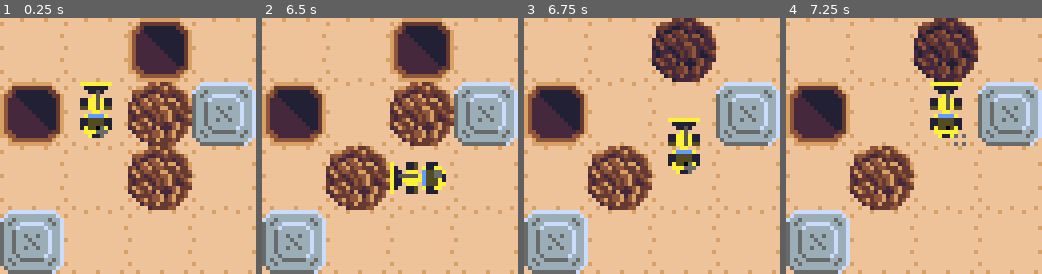
Above: before the commit, frames 1-4 (left to right).
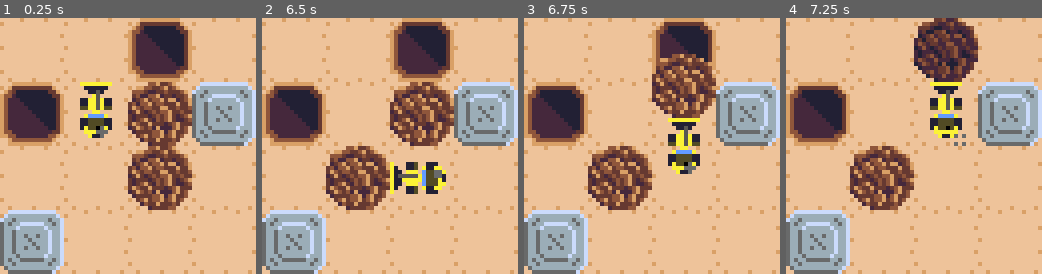
Above: after the commit, the same moments.

Repository: aludvik/Bouldering
Game: Godot game, scene res://Main.tscn
Two runs of this game, one before a commit and one after it. Both use one fixed random seed, a clock stepped at 60 frames per second and the inputs below.
Inputs (mouse positions are in pixels of both pictures, inside the frame that each line leads up to):
- Up to frame 1 (0.25 s): no input
- Up to frame 2 (6.5 s): move the mouse to (446, 133) at 0.52 s; click (446, 133) at 0.67 s; move the mouse to (338, 158) at 1.27 s; click (338, 158) at 1.42 s; move the mouse to (415, 89) at 2.02 s; click (415, 89) at 2.17 s; move the mouse to (377, 197) at 2.77 s; click (377, 197) at 2.92 s; move the mouse to (466, 184) at 3.52 s; click (466, 184) at 3.67 s; move the mouse to (313, 107) at 4.27 s; click (313, 107) at 4.42 s; tap Enter at 5 s; move the mouse to (402, 146) at 5.02 s; click (402, 146) at 5.17 s; move the mouse to (351, 82) at 5.77 s; click (351, 82) at 5.92 s
- Up to frame 3 (6.75 s): move the mouse to (708, 133) at 6.52 s; click (708, 133) at 6.67 s
- Up to frame 4 (7.25 s): no input

Frames 1-2 are identical in both runs. In frame 3, 7.7% of the frame differs, in the area x 50-75%, y 0-40%; in frame 4, nothing differs.

Commit message:
Wait until boulder finishes moving to replace

Diff:
--- a/Boulder.gd
+++ b/Boulder.gd
@@ -1,6 +1,8 @@
 extends Sprite
 
 export var speed = 100
+
+signal finished_moving
 
 var should_move
 var target
@@ -14,6 +16,7 @@
 		if position.is_equal_approx(target):
 			position = target
 			should_move = false
+			emit_signal("finished_moving")
 			return
 		position = position.move_toward(target, delta * speed)
 
--- a/Main.gd
+++ b/Main.gd
@@ -67,14 +67,17 @@
 			boulder_target = target + 1
 		Direction.LEFT:
 			boulder_target = target - 1
-	grid[target].move_to(index_to_position(boulder_target))
+	var boulder = grid[target]
+	boulder.move_to(index_to_position(boulder_target))
 	$Tractor.move_to(index_to_position(target))
 	if grid[boulder_target] == null:
 		return
 	if !grid[boulder_target].get_groups().has("holes"):
 		return
-	grid[target].queue_free()
-	grid[boulder_target].queue_free()
+	var hole = grid[boulder_target]
+	yield(boulder, "finished_moving")
+	boulder.queue_free()
+	hole.queue_free()
 	var buried = BuriedBoulder.instance()
 	buried.position = index_to_position(boulder_target)
 	add_child(buried)
